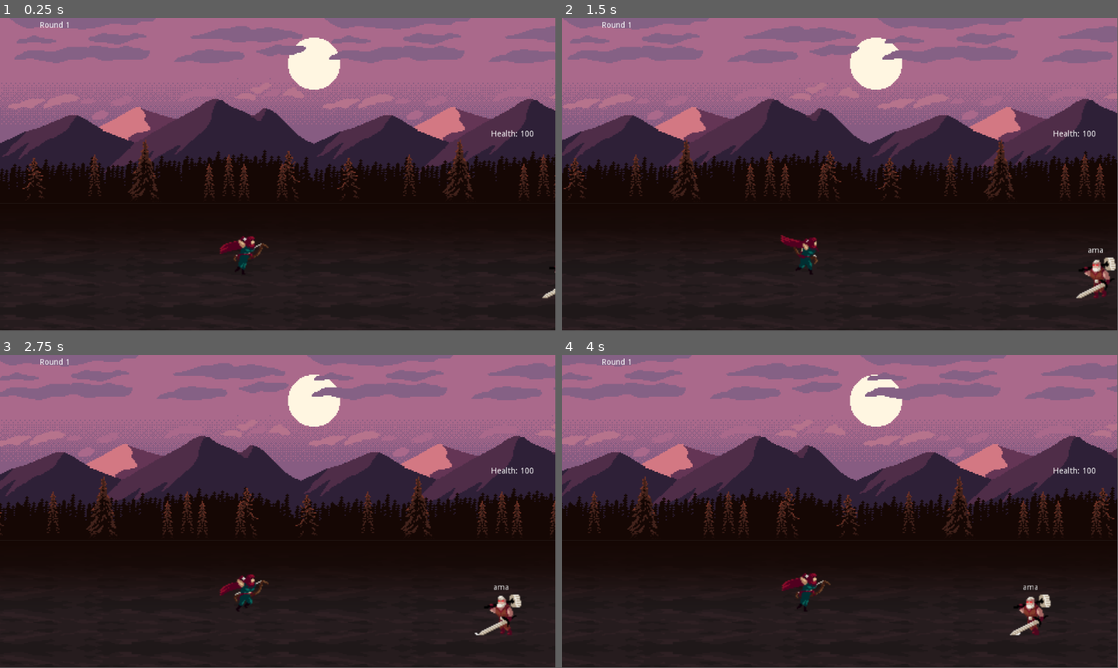
Above: before the commit, frames 1-4 (two rows, left to right).
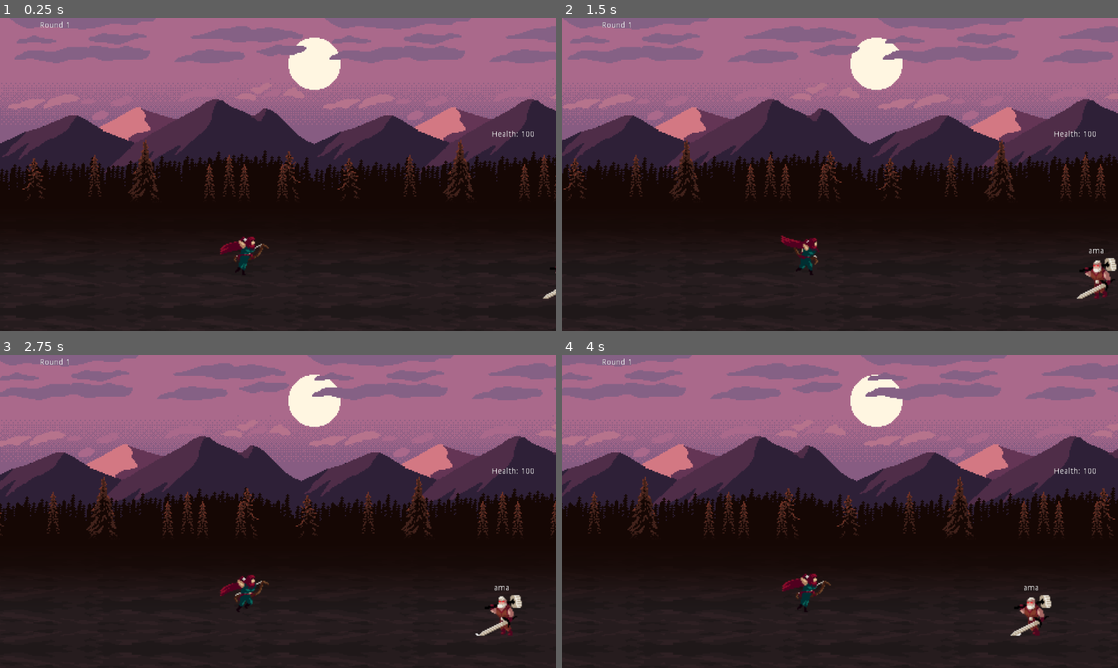
Above: after the commit, the same moments.

Repository: ACubed/Archetype
Game: Godot game, scene res://Scenes/World.tscn
The game is run twice, just before and just after one commit, with the same random seed, the same clock (stepped at 60 frames per second) and the same inputs.
Inputs:
- Up to frame 1 (0.25 s): no input
- Up to frame 2 (1.5 s): tap Enter at 0.5 s; tap Backspace at 0.6, 1.35 s; tap Space at 0.77 s
- Up to frame 3 (2.75 s): tap Space at 1.52 s; tap Backspace at 2.1 s
- Up to frame 4 (4 s): tap Backspace at 2.85, 3.6 s; tap Space at 3.02, 3.77 s
In our replay, the window is 799x449 before the commit and 800x450 after it. These sizes can differ from the game's own. Grey fills any space a smaller window leaves; there, only what the larger window draws over its background counts as a difference.

The runs differ from the first frame. In frame 1, 1.8% of the frame differs, in the area x 0-100%, y 0-90%; in frame 2, 2.0%; in frame 3, 2.0%; in frame 4, 2.2%.

Commit message:
Allow user to full screen game

Diff:
--- a/project.godot
+++ b/project.godot
@@ -23,7 +23,7 @@
 
 window/size/width=960
 window/size/height=540
-window/size/resizable=false
+window/stretch/mode="2d"
 
 [rendering]
 
